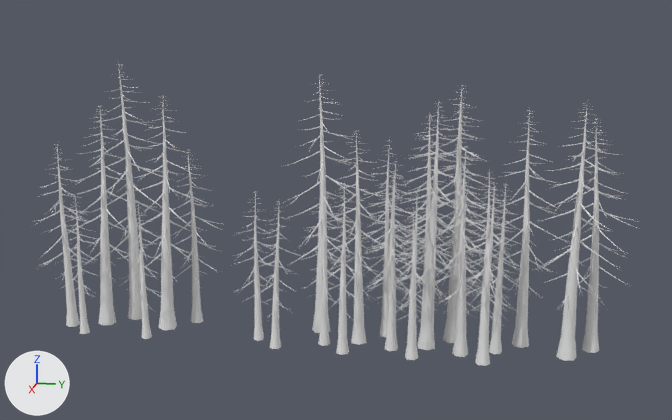
Before and after pictures for a commit that changed the glTF model public/Models/Trees/tree9.glb.
Before and after are seen from a 50 mm camera at (1729.0, 139.0, 537.0) aimed at (395.0, -127.0, 204.0). Lighting does not change. The marker at lower left points along +X, +Y and +Z. Where no turn or scale is listed for an object, it has been applied to the vertices. Vertices at the same position are counted once.

The older version as bpy lines, for what is in view:
```python
me_tree_269 = bpy.data.meshes.new('tree.269')
me_tree_269.from_pydata(...)  # 60695 vertices, 97842 faces; spans x -156.0..47.0, y -88.0..836.0, z 0.0..420.0
ob_tree9 = bpy.data.objects.new('tree9', me_tree_269)
ob_tree9.location = (452.0, -519.0, 0.0)
```
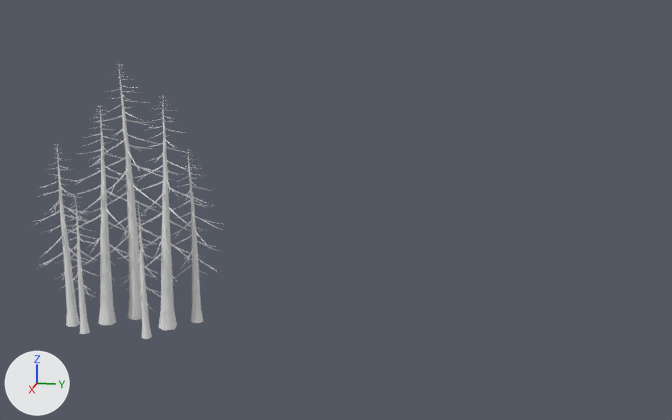
Where the change shows, as pixel boxes [x1, y1, x2, y2] in the pictures (672 x 420 px):
'tree9', reshaped (68% narrower, 9% shorter): before [32, 60, 638, 366]; after [32, 60, 224, 339]
part 1 of me_tree_269, deleted: before [233, 74, 638, 366]

The edits, one by one:
me_tree_269 is used by ob_tree9; location (452.0, -519.0, 0.0).
me_tree_269 had 60695 vertices, 97842 faces and spanned x -156.0..47.0, y -88.0..836.0, z 0.0..420.0.
me_tree_269 now has 13667 vertices, 22026 faces and spans x -156.0..39.0, y -88.0..208.0, z 0.0..420.0.
me_tree_269 part 1: 2268 loose pieces with 47028 vertices, spanning x -156.0..47.0, y 232.0..836.0, z 0.0..410.0, are deleted.
